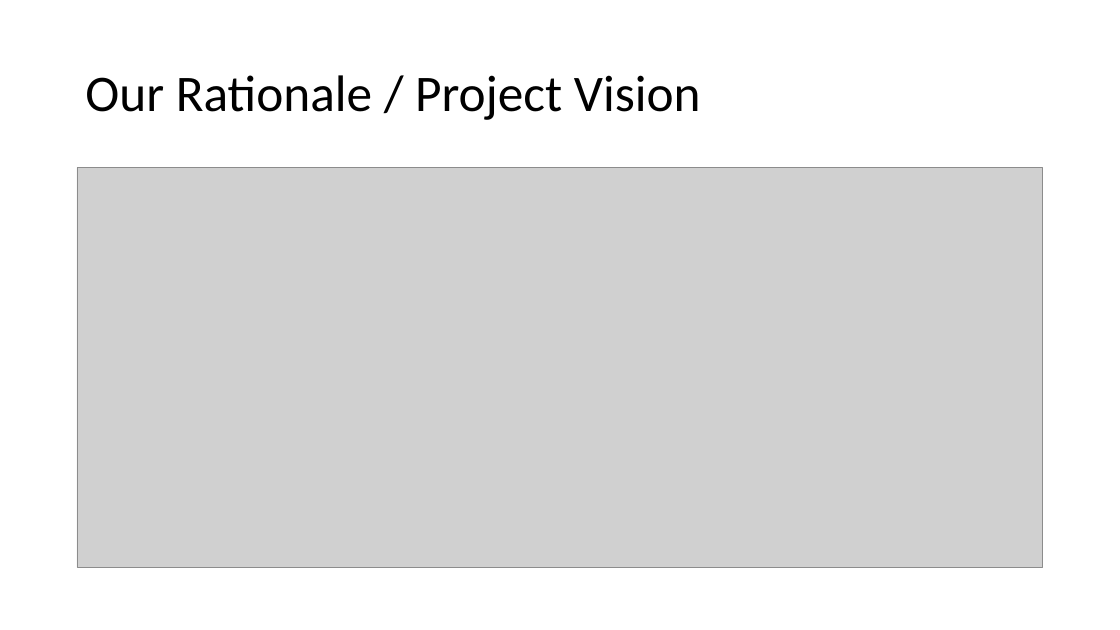
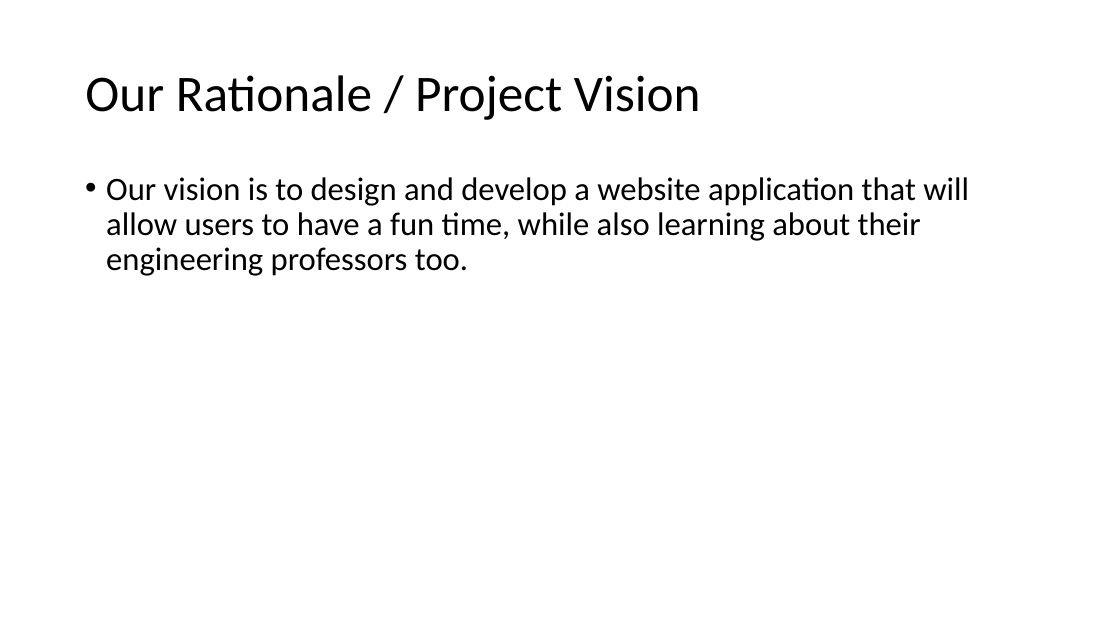
Before and after one commit to Jacobchapman99/ENSE-374-Group07-Project, a slide deck: slide 5 of Milestone4/Milestone 4.ppt. Drawn at 1120x630 pixels with LibreOffice and Linux fonts; fonts in the diff are those of the drawing; grey boxes stand for pictures. Boxes give left, top, right and bottom in pixels: in the first picture for what was removed or moved away, otherwise in the second. Text is boxed around its words. In the diff, an @@ line names an element or a change of style, - is before the commit and + after.

```diff
--- a/Milestone4/Milestone 4.ppt
+++ b/Milestone4/Milestone 4.ppt
@@ picture removed at [77,168,1043,568] @@
@@ text added at [106,177,969,276], 28 pt, text #000000 @@
+• Our vision is to design and develop a website application that will allow users to have a fun time, while also learning about their engineering professors too.
```
Also in this commit, not shown: 2 other slides changed, 2 slides added, 8 slides removed.
